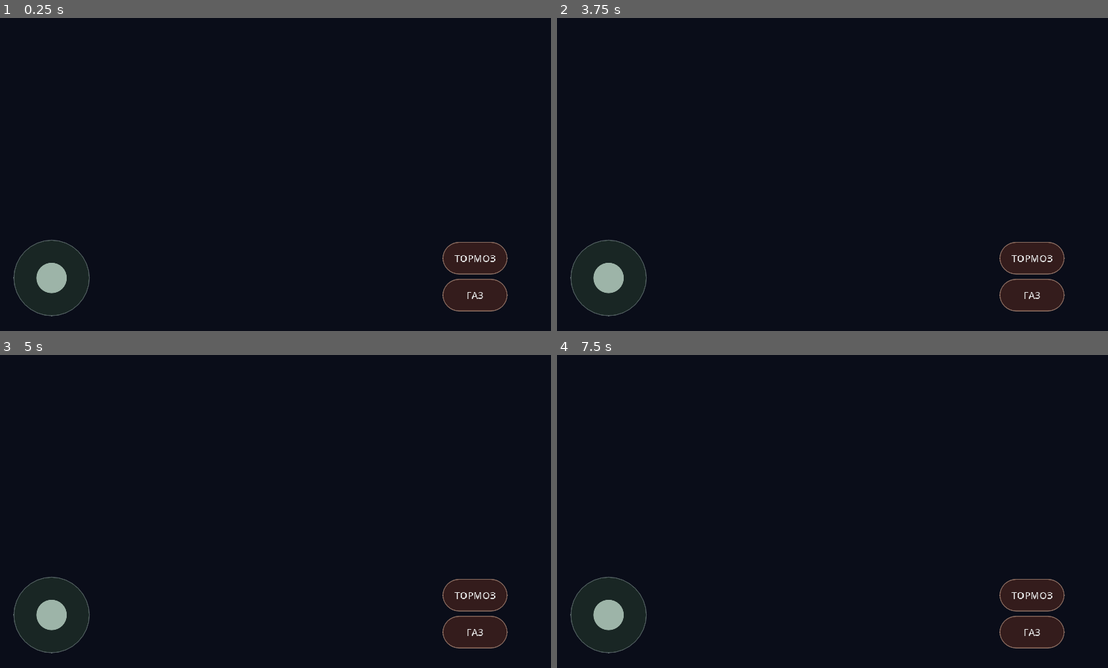
Above: before the commit, frames 1-4 (two rows, left to right).
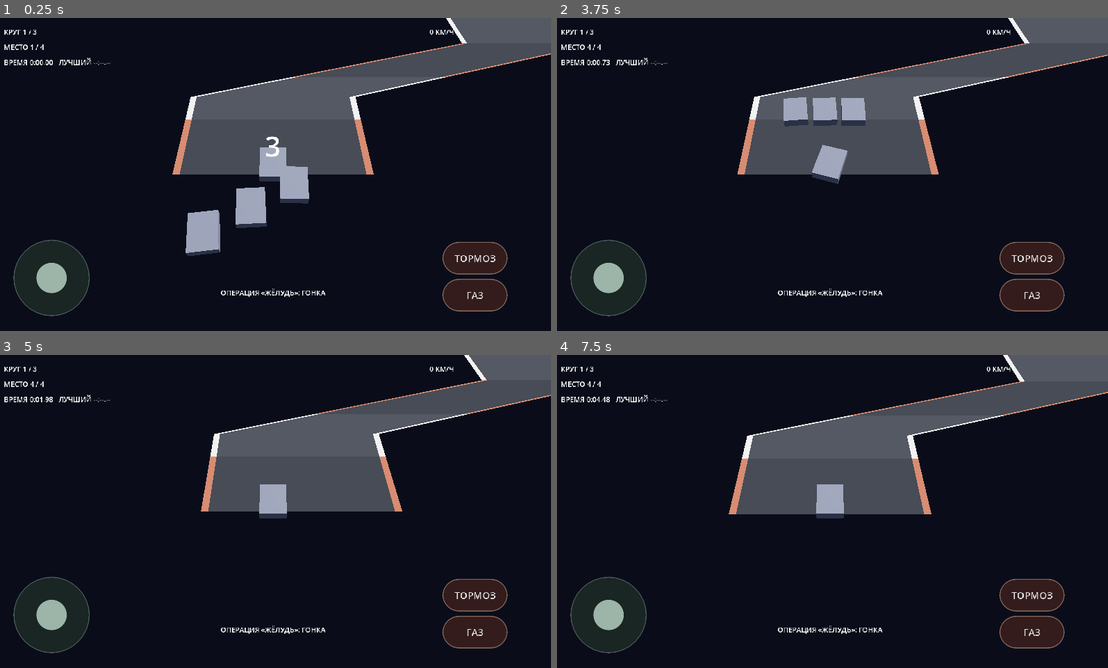
Above: after the commit, the same moments.

Repository: masterofmagic234/Arkon
Game: Godot game, scene res://scenes/level2.tscn
The game is run twice, just before and just after one commit, with the same random seed, the same clock (stepped at 60 frames per second) and the same inputs. This scene is started directly instead of the project's main scene.
Inputs (mouse positions are in pixels of both pictures, inside the frame that each line leads up to):
- Up to frame 1 (0.25 s): no input
- Up to frame 2 (3.75 s): click "ТОРМОЗ" at 0.5 s; click "ГАЗ" at 1.25 s; tap Enter at 2 s; move the mouse to (953, 158) at 2.02 s; hold D (race_right) 2.03-2.75 s; click (953, 158) at 2.17 s; tap Space at 2.75 s; drag from (716, 190) to (804, 237) at 2.77 s; move the mouse to (887, 105) at 3.52 s; hold D (race_right) from 3.53 s (still down)
- Up to frame 3 (5 s): release D (race_right) at 4.25 s; drag from (247, 574) to (104, 464) at 4.27 s
- Up to frame 4 (7.5 s): move the mouse to (997, 558) at 5.02 s; hold A (race_left) 5.03-5.75 s; drag from (661, 464) to (744, 433) at 5.77 s; tap Enter at 6.5 s; move the mouse to (860, 511) at 6.52 s; hold S (race_brake) 6.53-7.25 s; click (860, 511) at 6.67 s; tap Space at 7.25 s; drag from (744, 433) to (716, 527) at 7.27 s

The runs differ from the first frame. In frame 1, 17% of the frame differs, in the area x 0-100%, y 0-90%; in frame 2, 15%; in frame 3, 14%; in frame 4, 15%.
Error before the commit: Parse Error: Cannot infer the type of "input" variable because the value doesn't have a set type. (res://scripts/game_level2.gd:74)

Commit message:
Fix Level 2 touch input type inference

Diff:
--- a/scripts/game_level2.gd
+++ b/scripts/game_level2.gd
@@ -71,7 +71,7 @@
     track_view.build(controller.track_pattern, controller.track_x)
 
 func _process(delta: float) -> void:
-    var input := race_input.read()
+    var input: Dictionary = race_input.read()
     controller.handle_input(float(input["steer"]), float(input["throttle"]), float(input["brake"]))
     controller.update(delta)
 
